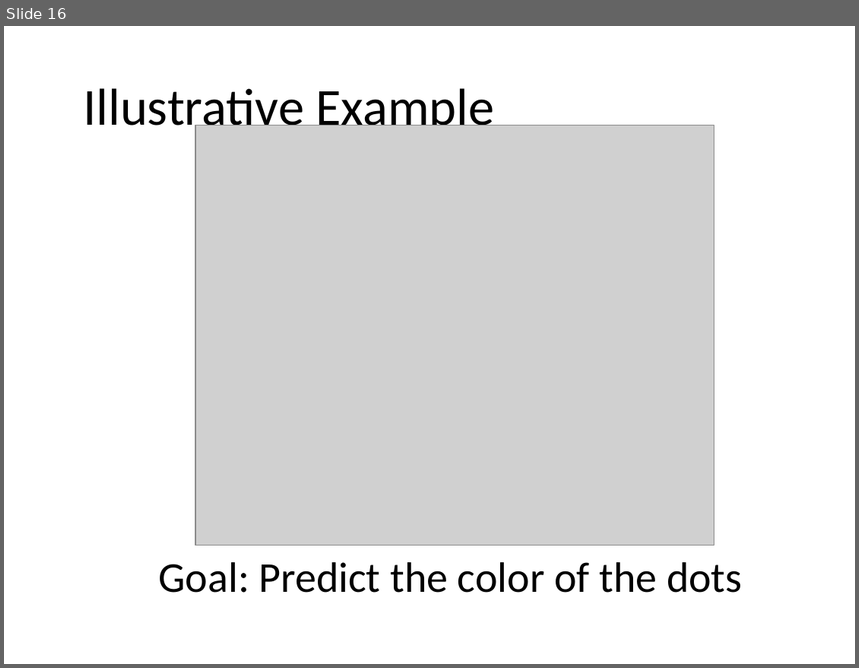
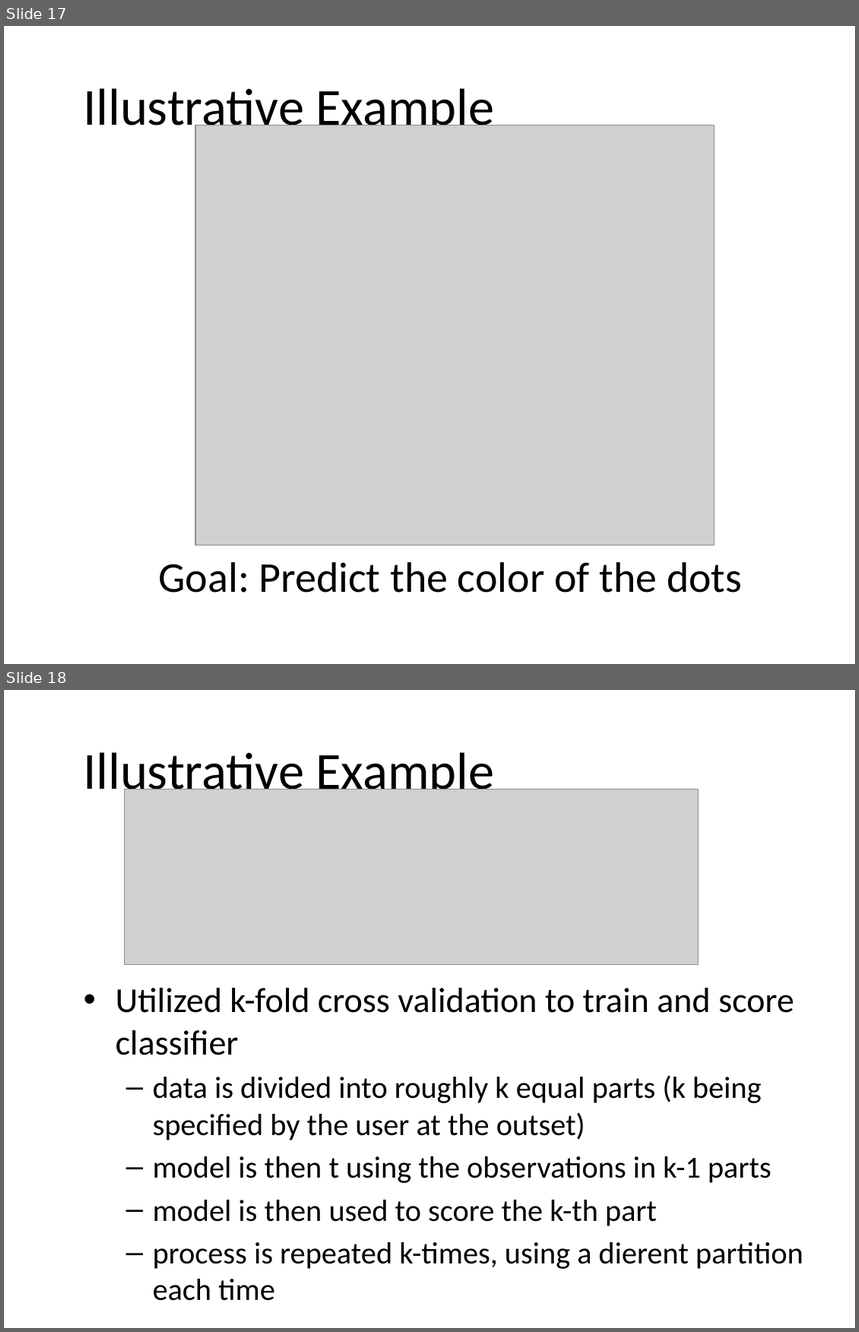
Before and after one commit to adam-m-mcelhinney/MCS507_Final_Project, a slide deck: Presentation/Bayesian Classifiers in Python.pptx. Shown one above the other, each under a label of ours: slide 16 before the commit, slides 17 and 18 after it. The pictures are 859x668 and 859x1332 pixels, drawn with LibreOffice and Linux fonts; fonts in the diff are those of the drawing; grey boxes stand for pictures; background and template pictures are left out. Boxes give left, top, right and bottom in pixels: in the first picture for what was removed or moved away, otherwise in the second. Text is boxed around its words. In the diff, an @@ line names an element or a change of style, - is before the commit and + after.

```diff
--- a/Presentation/Bayesian Classifiers in Python.pptx
+++ b/Presentation/Bayesian Classifiers in Python.pptx
@@ slide 18 added at [4,690,855,1328], background picture (left out) @@
@@ title added at [84,752,495,801], 44 pt, text #000000 @@
+Illustrative Example
@@ picture added at [125,790,699,965] @@
@@ text added at [116,988,804,1301], 25.9 pt, text #000000 @@
+• Utilized k-fold cross validation to train and score classifier
+  – data is divided into roughly k equal parts (k being specified by the user at the outset)
+  – model is then t using the observations in k-1 parts
+  – model is then used to score the k-th part
+  – process is repeated k-times, using a dierent partition each time
@@ what was slide 16 is now slide 17 @@
```
Also in this commit, not shown: 4 slides changed, 2 other slides added, 6 other files.
